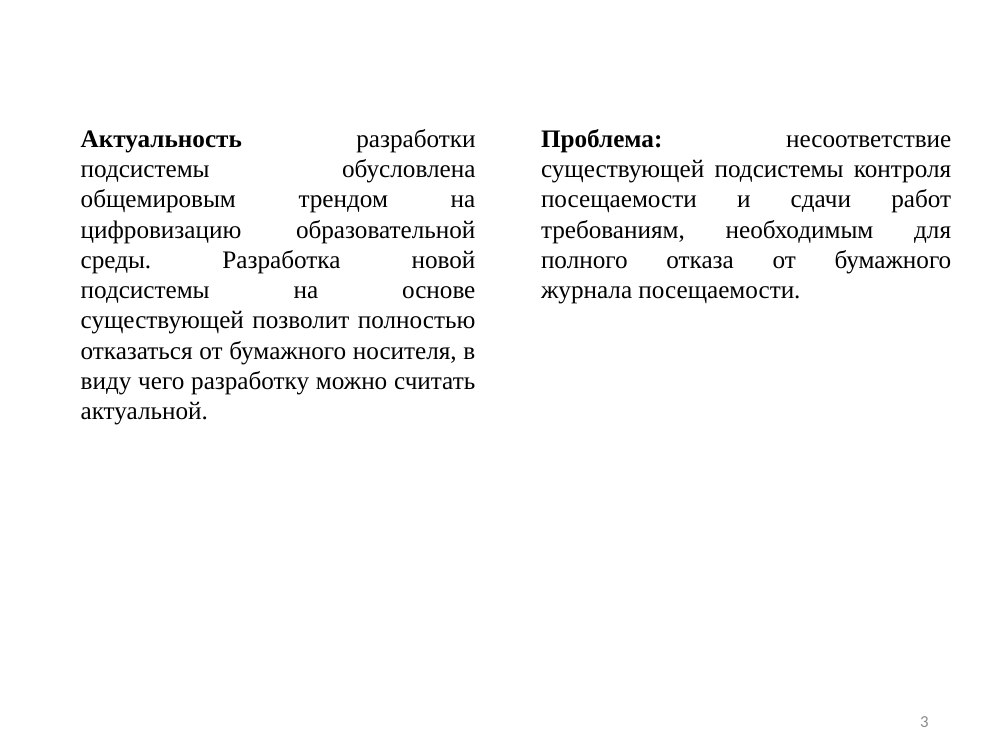
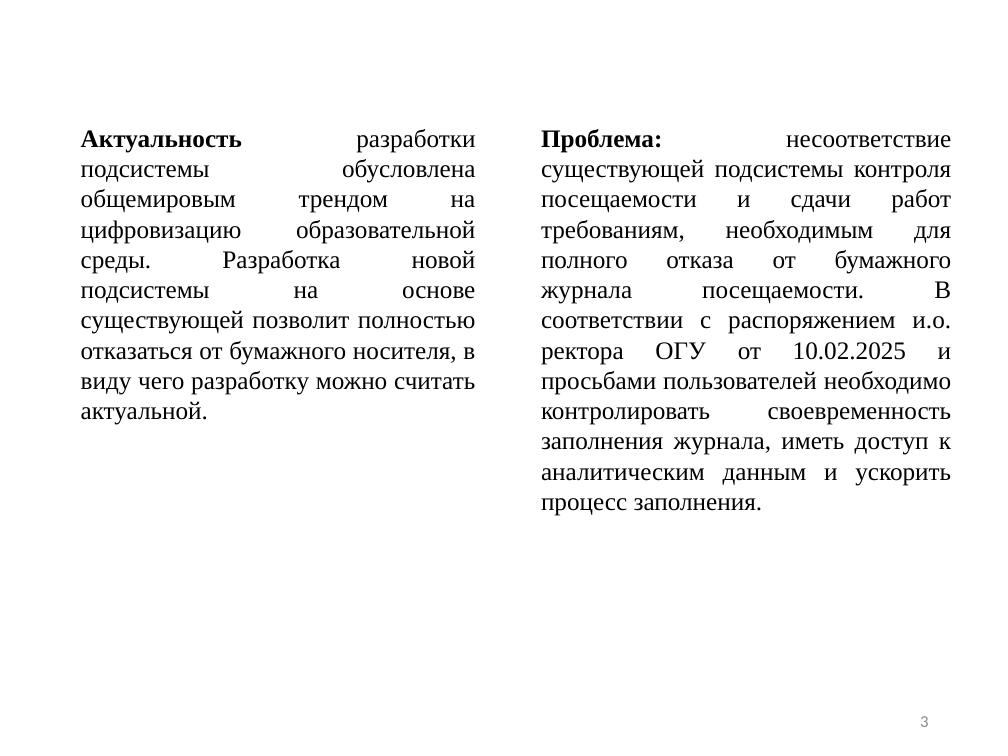
Before and after one commit to kuskas112/Labs, a slide deck: slide 3 of ВКР/ВКР_Василения_21ПГ.pptx. Drawn at 1008x756 pixels with LibreOffice and Linux fonts; fonts in the diff are those of the drawing. Boxes give left, top, right and bottom in pixels: in the first picture for what was removed or moved away, otherwise in the second. Text is boxed around its words. In the diff, an @@ line names an element or a change of style, - is before the commit and + after.

```diff
--- a/ВКР/ВКР_Василения_21ПГ.pptx
+++ b/ВКР/ВКР_Василения_21ПГ.pptx
@@ text at [541, 129, 952, 516]: text changed @@
-Проблема: несоответствие существующей подсистемы контроля посещаемости и сдачи работ требованиям, необходимым для полного отказа от бумажного журнала посещаемости.
+Проблема: несоответствие существующей подсистемы контроля посещаемости и сдачи работ требованиям, необходимым для полного отказа от бумажного журнала посещаемости. В соответствии с распоряжением и.о. ректора ОГУ от 10.02.2025 и просьбами пользователей необходимо контролировать своевременность заполнения журнала, иметь доступ к аналитическим данным и ускорить процесс заполнения.
```
Also in this commit, not shown: 2 other slides changed, 1 other file.
